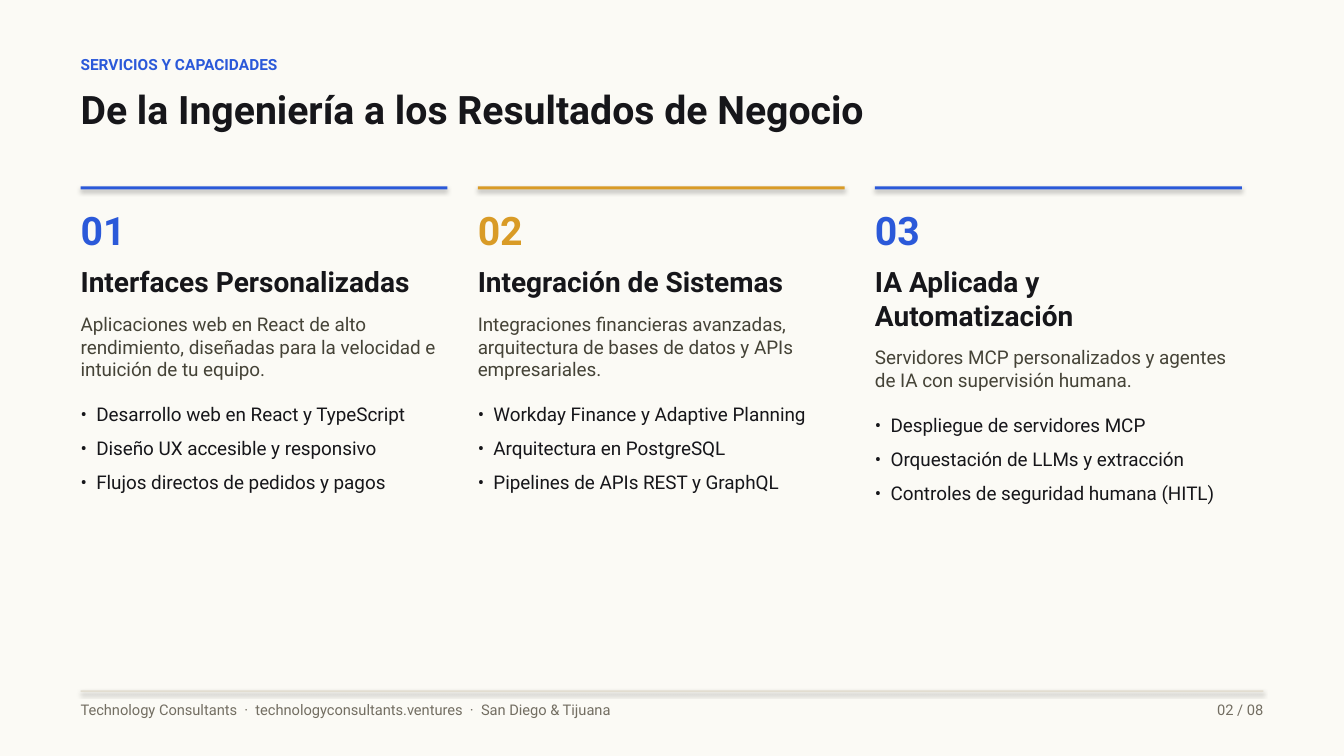
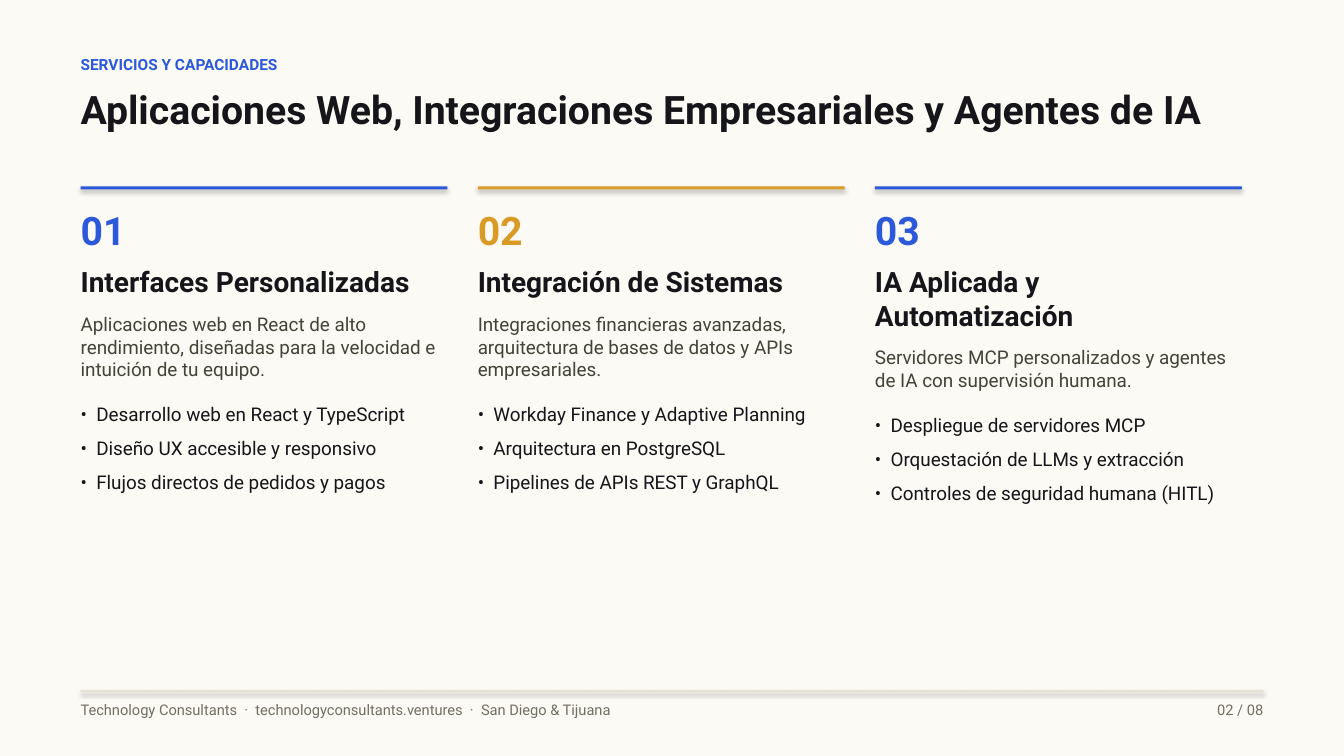
Before and after one commit to rguido198/TechnologyConsultantsVentures, a slide deck: slide 2 of Technology_Consultants_A_Quien_Enviarme_MX.pptx. Drawn at 1344x756 pixels with LibreOffice and Linux fonts; fonts in the diff are those of the drawing. Boxes give left, top, right and bottom in pixels: in the first picture for what was removed or moved away, otherwise in the second. Text is boxed around its words. In the diff, an @@ line names an element or a change of style, - is before the commit and + after.

```diff
--- a/Technology_Consultants_A_Quien_Enviarme_MX.pptx
+++ b/Technology_Consultants_A_Quien_Enviarme_MX.pptx
@@ text at bbox=[81, 94, 1201, 133]: text changed @@
-De la Ingeniería a los Resultados de Negocio
+Aplicaciones Web, Integraciones Empresariales y Agentes de IA
```
Also in this commit, not shown: 7 other slides changed, 1 other file.
